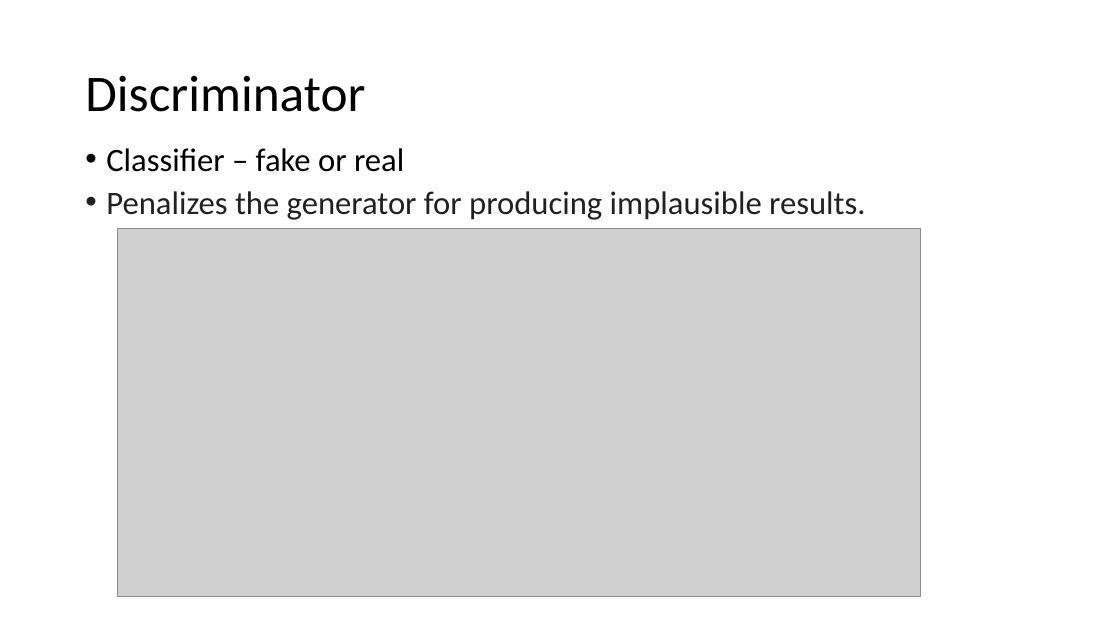
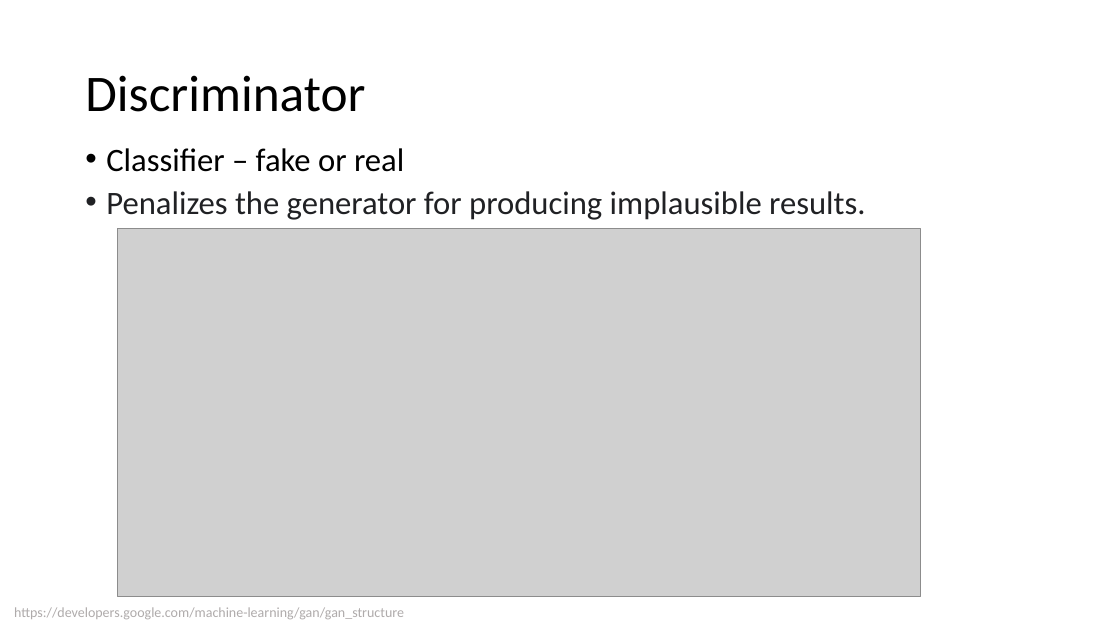
Before and after one commit to tymsoncyferki/Anomaly-Detection, a slide deck: slide 14 of Notes/Anomaly_Detection_Final.pptx. Drawn at 1120x630 pixels with LibreOffice and Linux fonts; fonts in the diff are those of the drawing; grey boxes stand for pictures. Boxes give left, top, right and bottom in pixels: in the first picture for what was removed or moved away, otherwise in the second. Text is boxed around its words. In the diff, an @@ line names an element or a change of style, - is before the commit and + after.

```diff
--- a/Notes/Anomaly_Detection_Final.pptx
+++ b/Notes/Anomaly_Detection_Final.pptx
@@ text added at [14, 607, 404, 619], 12 pt, text #AFABAB @@
+https://developers.google.com/machine-learning/gan/gan_structure
```
Also in this commit, not shown: 4 other slides changed.
